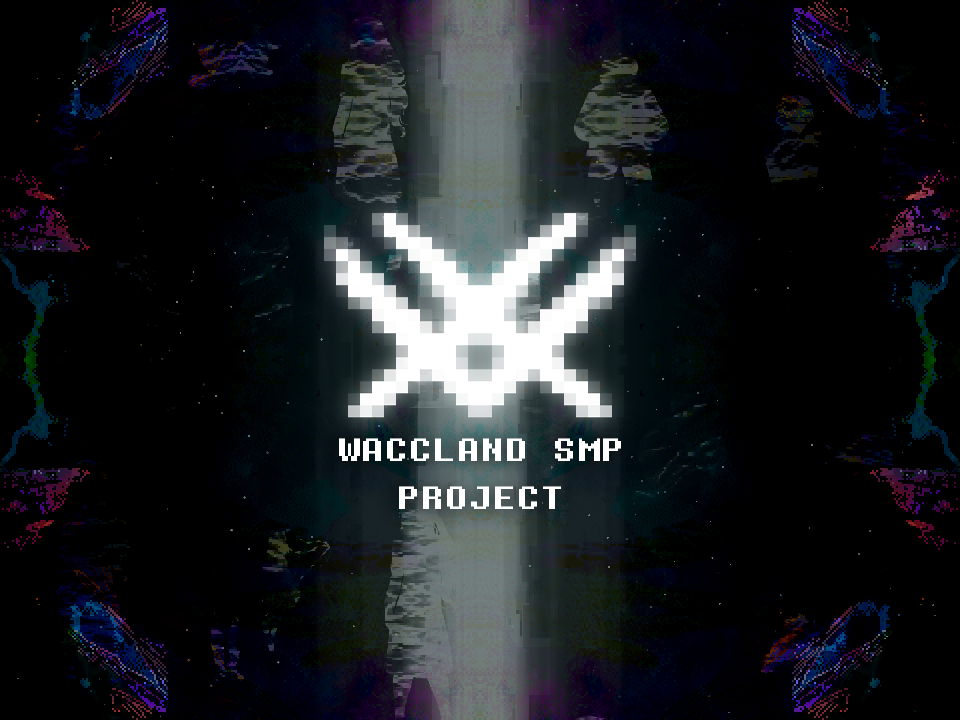
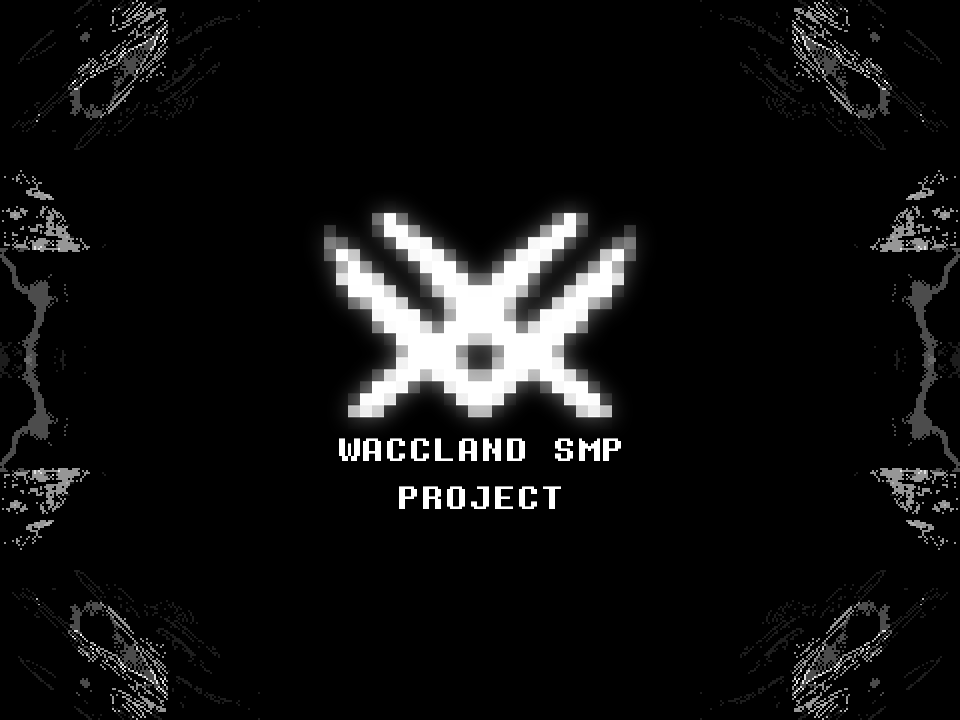
Layered file, before and after one edit (w=960, h=720). Changes by layer:
hid "wacky3" over [0, 0, 960, 720]
hid "sanctuarybg2", opacity 50% → 10% over [0, 0, 960, 720]